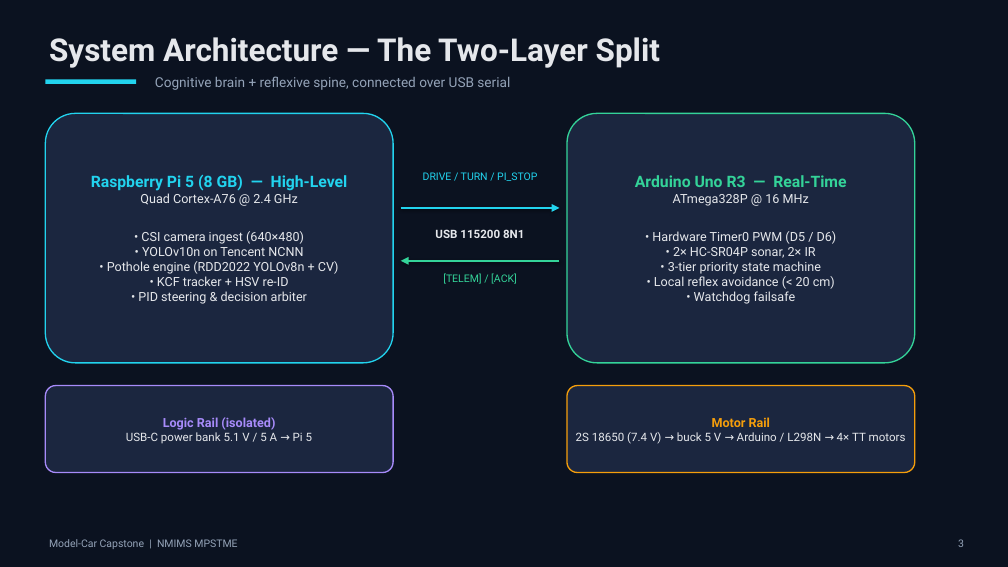
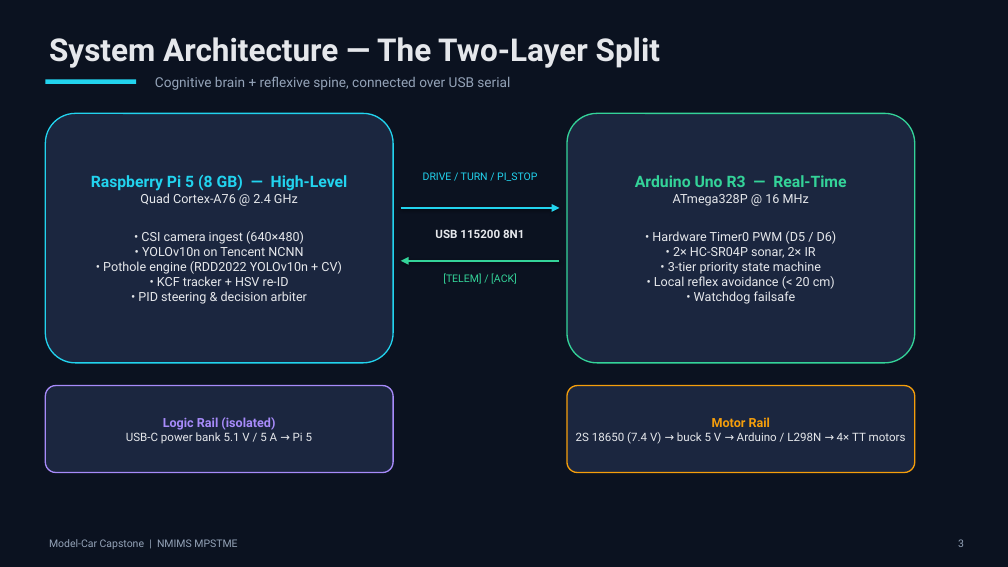
Before and after one commit to menonkrishna57/model-car-capstone, a slide deck: slide 3 of docs/reports/capstone_presentation_base.pptx. Drawn at 1008x567 pixels with LibreOffice and Linux fonts; fonts in the diff are those of the drawing. Boxes give left, top, right and bottom in pixels: in the first picture for what was removed or moved away, otherwise in the second. Text is boxed around its words. In the diff, an @@ line names an element or a change of style, - is before the commit and + after.

Commit message:
feat: add live evaluation demo suite, edge benchmarking, and review presentation materials
- Add demo_live.py with unified YOLOv10n obstacle detection and high-recall pothole avoidance
- Add dedicated demo_pothole_live.py and demo_yolov10_live.py standalone evaluation scripts
- Add benchmark.py multi-runtime edge benchmarking suite (PyTorch, NCNN, ONNX, OpenVINO)
- Update capstone presentation (.pptx) with real training curves, perception HUDs, and YOLOv10n telemetry
- Reorganize presentation generator tools into tools/presentation/
- Add slide screenshots to docs/reports/screenshots/ and update .gitignore

```diff
--- a/docs/reports/capstone_presentation_base.pptx
+++ b/docs/reports/capstone_presentation_base.pptx
@@ text in rounded rectangle at (x1=103, y1=261, x2=342, y2=274): text changed @@
-• Pothole engine (RDD2022 YOLOv8n + CV)
+• Pothole engine (RDD2022 YOLOv10n + CV)
```
Also in this commit, not shown: 4 other slides changed, 18 other files.
